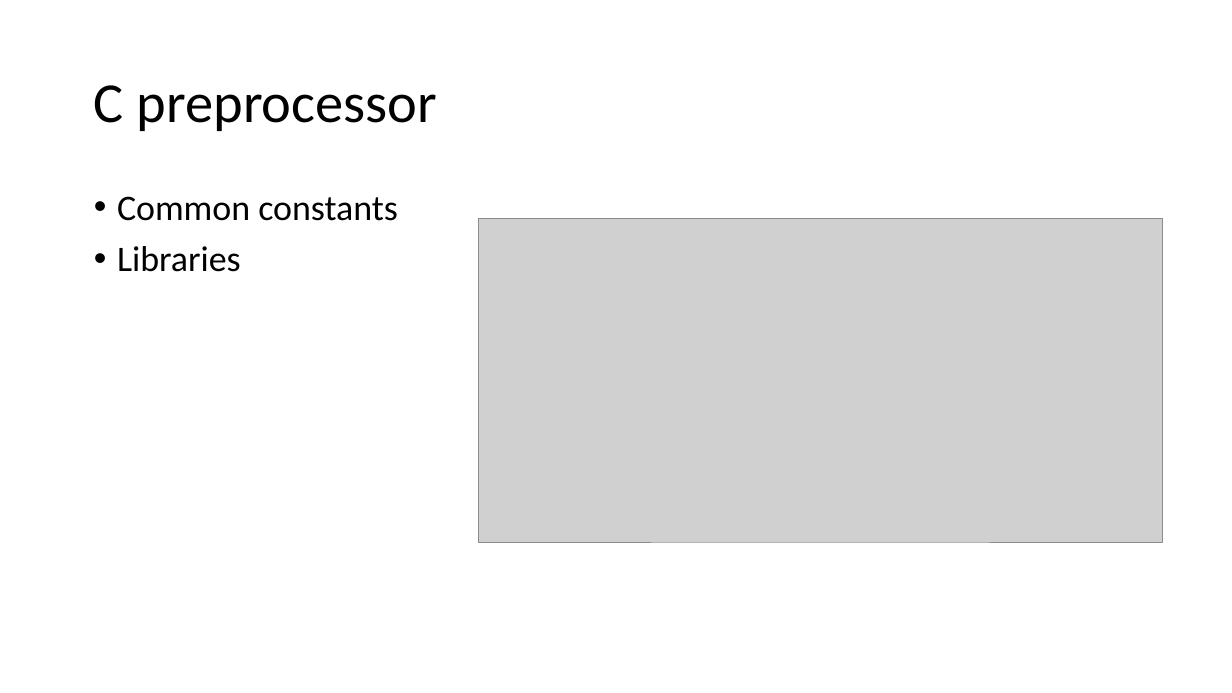
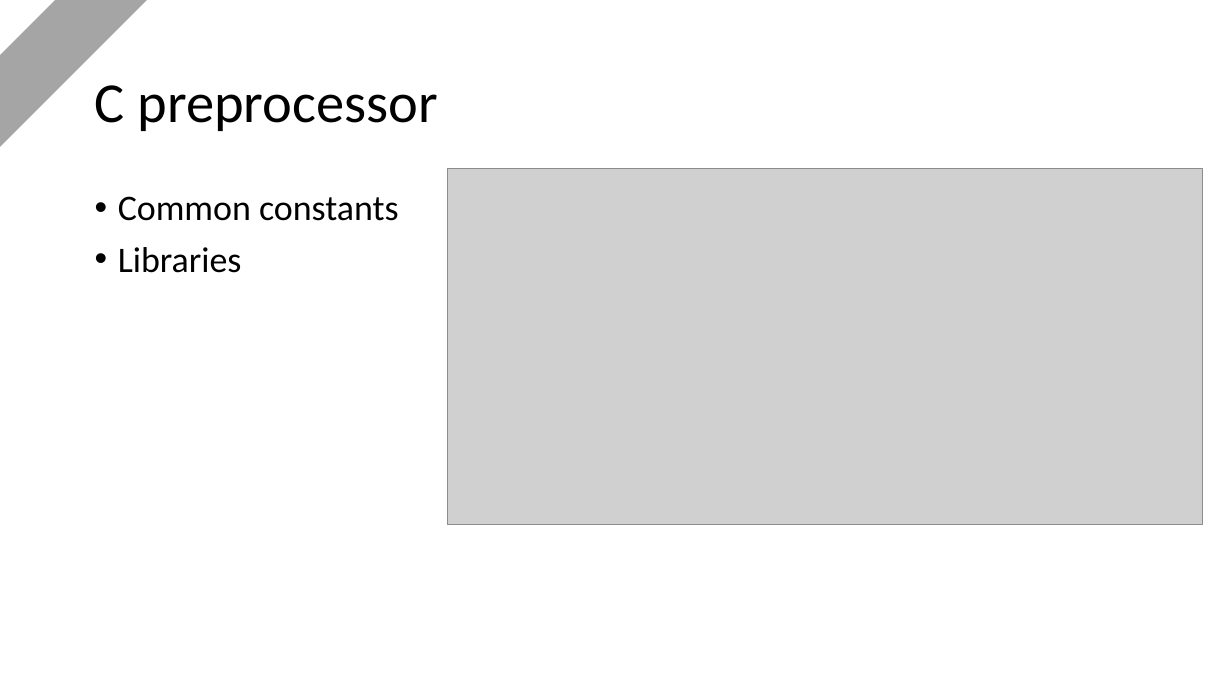
Before and after one commit to Intelix8996/cdm-project, a slide deck: slide 17 of docs/project.pptx (slide 15 before the commit). Drawn at 1232x693 pixels with LibreOffice and Linux fonts; fonts in the diff are those of the drawing; grey boxes stand for pictures. Boxes give left, top, right and bottom in pixels: in the first picture for what was removed or moved away, otherwise in the second. Text is boxed around its words. In the diff, an @@ line names an element or a change of style, - is before the commit and + after.

```diff
--- a/docs/project.pptx
+++ b/docs/project.pptx
@@ rectangle added at [0,0,155,156], fill #A5A5A5 @@
@@ picture: place and size @@
-picture at [479,219,1164,543]
+picture at [448,168,1203,525]
```
Also in this commit, not shown: 13 other slides changed, 5 slides added, 4 slides removed.
